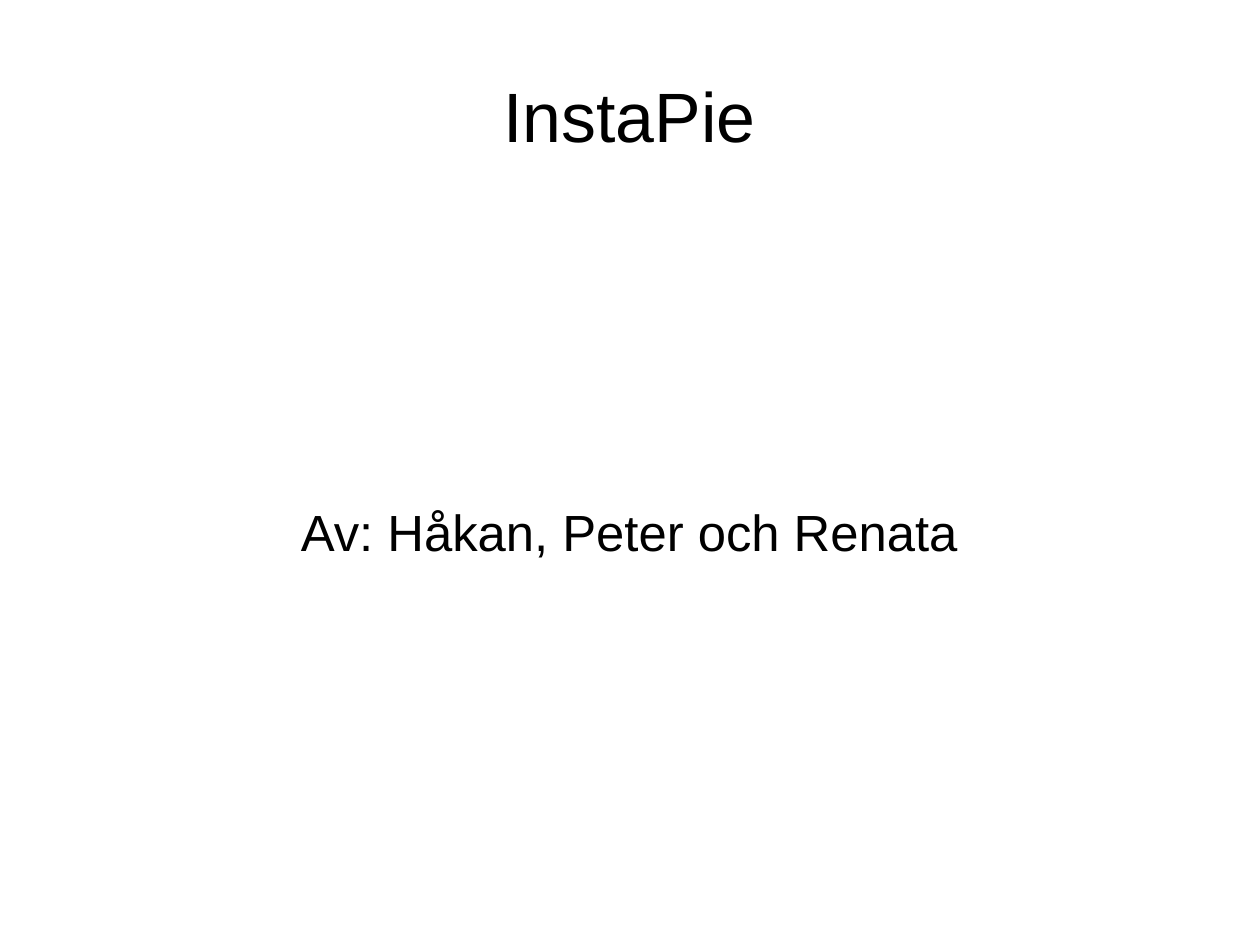
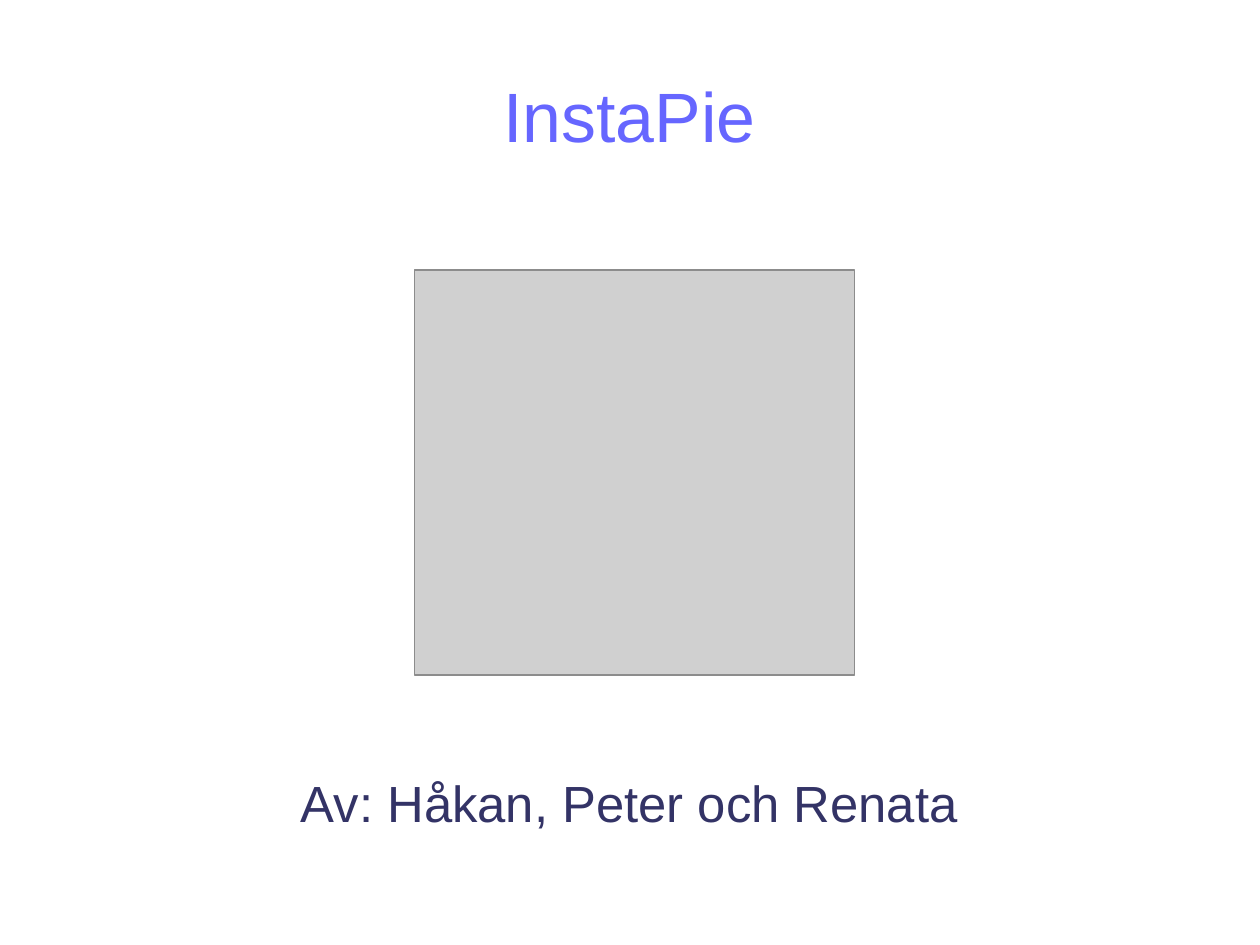
Before and after one commit to HakanHallberg/InstaPie, a slide deck: slide 1 of InstaPie.ppt. Drawn at 1260x945 pixels with LibreOffice and Linux fonts; fonts in the diff are those of the drawing; grey boxes stand for pictures; background and template pictures are left out. Boxes give left, top, right and bottom in pixels: in the first picture for what was removed or moved away, otherwise in the second. Text is boxed around its words. In the diff, an @@ line names an element or a change of style, - is before the commit and + after.

```diff
--- a/InstaPie.ppt
+++ b/InstaPie.ppt
@@ title "InstaPie" at bbox=[503, 91, 755, 143]: text colour #000000 to #6666FF @@
@@ picture added at bbox=[415, 270, 855, 675] @@
@@ subtitle "Av: Håkan, Peter och Renata": place and size @@
-subtitle "Av: Håkan, Peter och Renata" at bbox=[301, 511, 958, 558]
+subtitle "Av: Håkan, Peter och Renata" at bbox=[301, 782, 958, 829]
@@ subtitle "Av: Håkan, Peter och Renata" at bbox=[301, 782, 958, 829]: text colour #000000 to #333366 @@
```
Also in this commit, not shown: 4 slides added.
